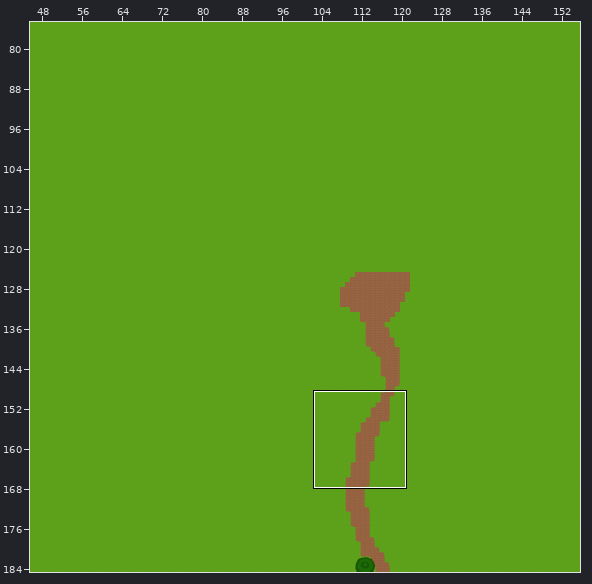
Tiled map, stored at game/assets/area1.tmx. The picture above shows the old version from afar; the outline marks the close-up.
Close-up. Earlier state:
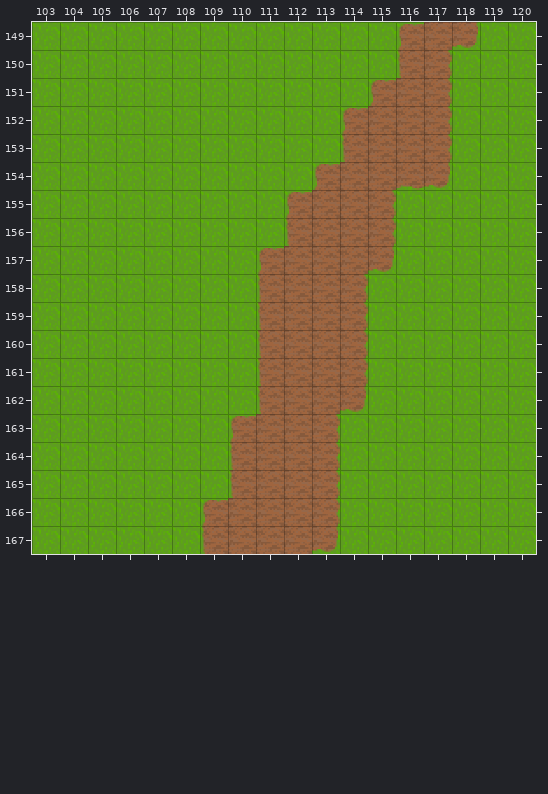
Cells are 32x32 px. Shown: x 103..120, y 149..167. The commit also changed other parts of the map, which this record leaves out. Tiles whose own drawing changed are shown in their newer look in all pictures.
New version:
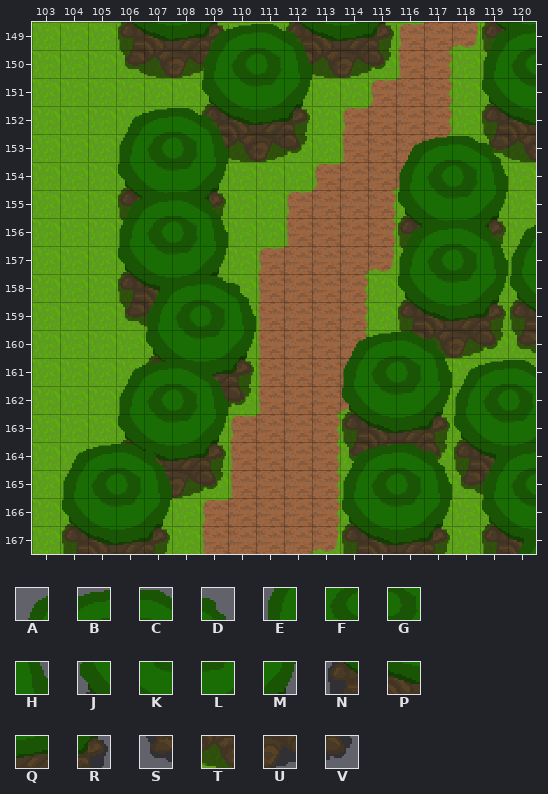
Key: from "tileset32": A 6, B 7, C 8, D 9, E 16, F 17, G 18, H 19, J 26, K 27, L 28, M 29, N 36, P 37, Q 38, R 39, S 46, T 47, U 48, V 49.
_ is an empty cell.
See-through tiles are keyed as they look on the map.
What changed:
{"where": "layer \"world_bottom\""}
{"y":149,"x":106,"old":"____","new":"NPQR"}
{"y":149,"x":112,"old":"____","new":"NPQR"}
{"y":149,"x":119,"old":"__","new":"NP"}
{"y":150,"x":106,"old":"____","new":"STUV"}
{"y":150,"x":112,"old":"____","new":"STUV"}
{"y":150,"x":119,"old":"_","new":"S"}
{"y":152,"x":109,"old":"____","new":"NPQR"}
{"y":152,"x":119,"old":"__","new":"NP"}
{"y":153,"x":109,"old":"____","new":"STUV"}
{"y":153,"x":119,"old":"__","new":"ST"}
{"y":155,"x":106,"old":"____","new":"NPQR"}
{"y":156,"x":106,"old":"_","new":"S"}
{"y":156,"x":109,"old":"_","new":"V"}
{"y":156,"x":116,"old":"____","new":"NPQR"}
{"y":157,"x":116,"old":"_","new":"S"}
{"y":157,"x":119,"old":"_","new":"V"}
{"y":158,"x":106,"old":"____","new":"NPQR"}
{"y":159,"x":106,"old":"__","new":"ST"}
{"y":159,"x":116,"old":"_____","new":"NPQRN"}
{"y":160,"x":116,"old":"_____","new":"STUVS"}
{"y":161,"x":107,"old":"____","new":"NPQR"}
{"y":162,"x":109,"old":"__","new":"UV"}
{"y":163,"x":114,"old":"____","new":"NPQR"}
{"y":164,"x":106,"old":"____","new":"NPQR"}
{"y":164,"x":114,"old":"_______","new":"STUVNPQ"}
{"y":165,"x":107,"old":"___","new":"TUV"}
{"y":165,"x":118,"old":"__","new":"ST"}
{"y":167,"x":104,"old":"____","new":"NPQR"}
{"y":167,"x":114,"old":"____","new":"NPQR"}
{"y":167,"x":119,"old":"__","new":"NP"}
{"where": "layer \"world\""}
{"y":149,"x":109,"old":"____","new":"ABCD"}
{"y":149,"x":119,"old":"__","new":"AB"}
{"y":150,"x":109,"old":"____","new":"EFGH"}
{"y":150,"x":119,"old":"__","new":"EF"}
{"y":151,"x":109,"old":"____","new":"JKLM"}
{"y":151,"x":119,"old":"__","new":"JK"}
{"y":152,"x":106,"old":"____","new":"ABCD"}
{"y":153,"x":106,"old":"____","new":"EFGH"}
{"y":153,"x":116,"old":"____","new":"ABCD"}
{"y":154,"x":106,"old":"____","new":"JKLM"}
{"y":154,"x":116,"old":"____","new":"EFGH"}
{"y":155,"x":106,"old":"____","new":"ABCD"}
{"y":155,"x":116,"old":"____","new":"JKLM"}
{"y":156,"x":106,"old":"____","new":"EFGH"}
{"y":156,"x":116,"old":"_____","new":"ABCDA"}
{"y":157,"x":106,"old":"____","new":"JKLM"}
{"y":157,"x":116,"old":"_____","new":"EFGHE"}
{"y":158,"x":107,"old":"____","new":"ABCD"}
{"y":158,"x":116,"old":"_____","new":"JKLMJ"}
{"y":159,"x":107,"old":"____","new":"EFGH"}
{"y":160,"x":107,"old":"____","new":"JKLM"}
{"y":160,"x":114,"old":"____","new":"ABCD"}
{"y":161,"x":106,"old":"____","new":"ABCD"}
{"y":161,"x":114,"old":"_______","new":"EFGHABC"}
{"y":162,"x":106,"old":"____","new":"EFGH"}
{"y":162,"x":114,"old":"_______","new":"JKLMEFG"}
{"y":163,"x":106,"old":"____","new":"JKLM"}
{"y":163,"x":118,"old":"___","new":"JKL"}
{"y":164,"x":104,"old":"____","new":"ABCD"}
{"y":164,"x":114,"old":"____","new":"ABCD"}
{"y":164,"x":119,"old":"__","new":"AB"}
{"y":165,"x":104,"old":"____","new":"EFGH"}
{"y":165,"x":114,"old":"____","new":"EFGH"}
{"y":165,"x":119,"old":"__","new":"EF"}
{"y":166,"x":104,"old":"____","new":"JKLM"}
{"y":166,"x":114,"old":"____","new":"JKLM"}
{"y":166,"x":119,"old":"__","new":"JK"}
{"y":167,"x":120,"old":"_","new":"A"}
{"label":"added","picture_box":[62,22,536,554]}
